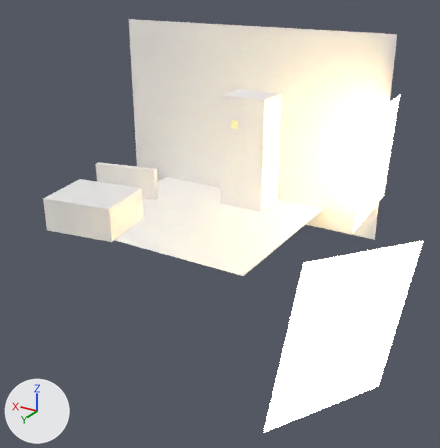
Before and after pictures for a commit that changed the Blender file Escenas/Escena1/Escena1Toma14.blend.
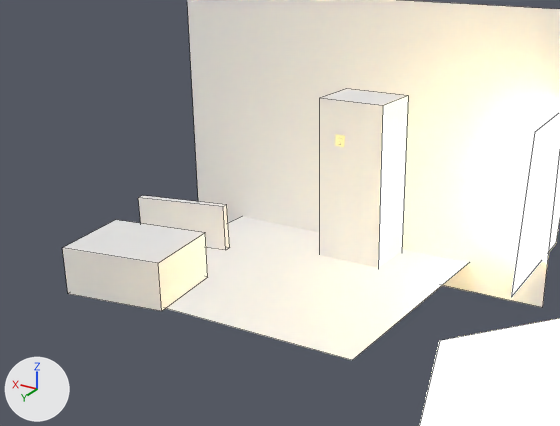
Each version appears first whole from a 50 mm camera at (-24.1, 39.3, 18.4) aimed at (-5.0, 7.3, 2.4), and next in a close-up on the part from 0% to 88% of the width and 6% to 72% of the height. The axes (+X, +Y, +Z) are drawn at lower left. The lights are the same throughout. The close-ups show mesh edges as thin lines.

Objects in the first close-up: 'Estante', 'Estante.001', 'Estante.002', 'Luz', 'Luz.001', 'Pared', 'Piso'.
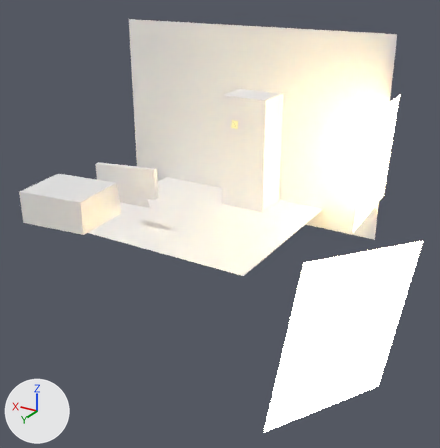
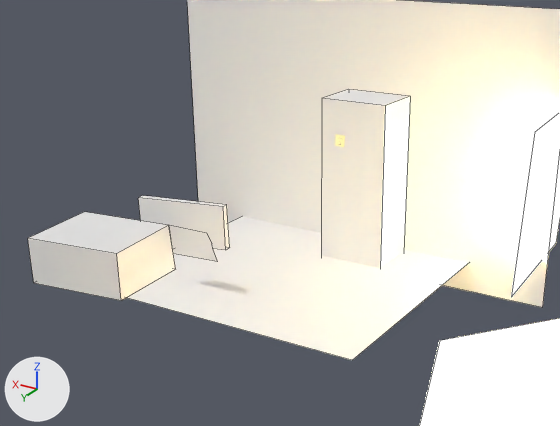
Changed parts and their boxes (x1, y1, x2, y2) in the close-ups (560 x 426 px; the box of a moved part takes in the faces that stretch with it):
'Estante.001', moved: before (319, 89, 408, 268); after (321, 89, 410, 268)
'Estante', reshaped, moved, turned: before (62, 220, 208, 311); after (28, 212, 175, 301)
'Plane', added: after (169, 225, 218, 262)
part 1 of me_cube_004, moved or reshaped: before (158, 233, 208, 311); after (117, 225, 175, 301)

The change, as a list of edits to the scene's bpy script:
```text
Change me_cube_004:
    where me_cube_004.from_pydata(...)  # 8 vertices, 6 faces; spans x -1.0..1.0, y -1.0..1.0, z -1.0..1.0
    used by ob_estante; location = (4.43, 9.08, 2.18); rotation_euler = (0.0, 0.0, 0.155), in degrees (0, 0, 8.9); scale = (2.65, 2.23, 1.2)
    me_cube_004 part 1
    me_cube_004.vertices[0].co: (-1.0, -1.0, -1.0) -> (-1.09, -0.98, -0.98)  # pixel (207, 277) -> pixel (175, 269)
Add me_plane:
    me_plane.from_pydata([(-0.9, -1.2, 0.02), (2.93, 0.53, -0.03), (-1.06, 1.06, -0.01), (2.06, 2.65, -0.08), (-1.03, -0.16, -0.03), (-1.08, 0.08, -0.01), (-1.05, 0.19, 0.02)], [], [(0, 1, 3, 2, 6, 5, 4)])
Change ob_estante_001:
    ob_estante_001.location: (-1.72, -2.81, 3.07) -> (-1.85, -2.81, 3.07)
Change ob_estante:
    ob_estante.location: (4.43, 9.08, 2.18) -> (6.79, 9.08, 2.19)
    ob_estante.rotation_euler: (0.0, 0.0, 0.155) -> (0.0, 0.0, 0.122)  # degrees (0, 0, 8.9) -> degrees (0, 0, 7)
Add ob_plane:
    ob_plane = bpy.data.objects.new('Plane', me_plane)
    ob_plane.location = (2.32, 6.56, 2.45)
    ob_plane.rotation_euler = (1.571, 0.466, 0.0)  # degrees (90, 27, 0)
    ob_plane.scale = (0.672, 0.672, 0.672)
```
